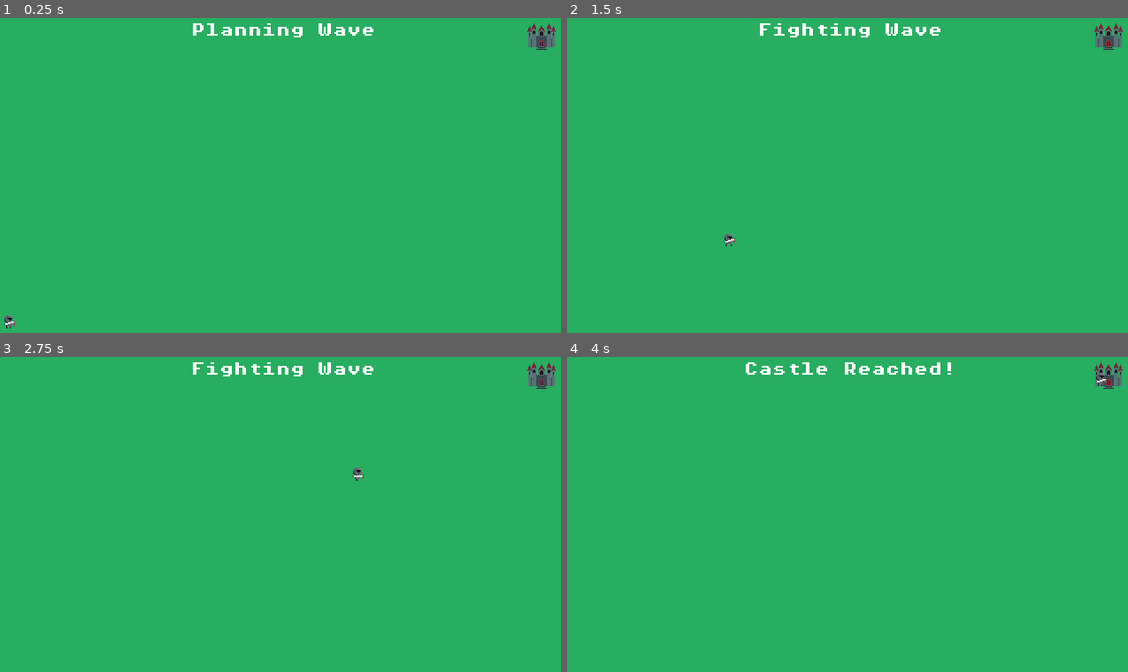
Above: before the commit, frames 1-4 (two rows, left to right).
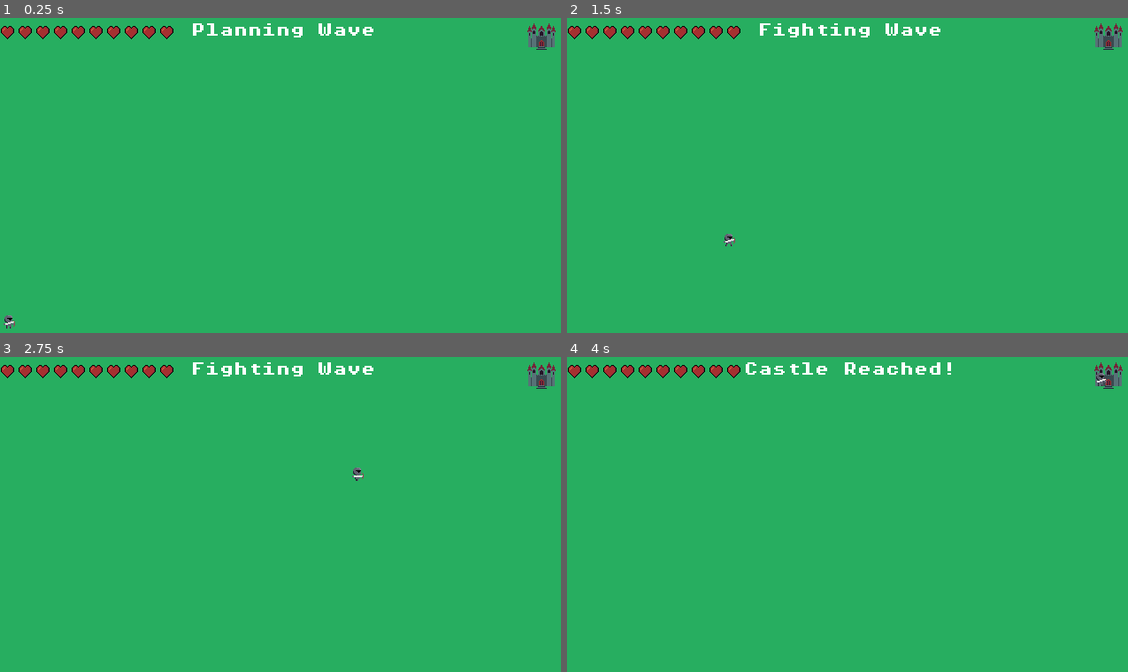
Above: after the commit, the same moments.

Repository: p-lorenzo/reversevs
Game: Godot game, scene res://scenes/world.tscn
The game is run twice, just before and just after one commit, with the same random seed, the same clock (stepped at 60 frames per second) and the same inputs.
Inputs (mouse positions are in pixels of both pictures, inside the frame that each line leads up to):
- Up to frame 1 (0.25 s): no input
- Up to frame 2 (1.5 s): tap Enter (ui_accept) at 0.5, 0.77 s; move the mouse to (976, 156) at 0.52 s; click (976, 156) at 0.67 s; move the mouse to (735, 188) at 1.27 s; click (735, 188) at 1.42 s
- Up to frame 3 (2.75 s): tap Enter (ui_accept) at 1.52 s; move the mouse to (342, 442) at 2.02 s; click (342, 442) at 2.17 s
- Up to frame 4 (4 s): move the mouse to (819, 577) at 2.77 s; click (819, 577) at 2.92 s; tap Enter (ui_accept) at 3.02, 3.77 s; move the mouse to (1021, 561) at 3.52 s; click (1021, 561) at 3.67 s

The runs differ from the first frame. In frame 1, 0.7% of the frame differs, in the area x 0-31%, y 2-7%; in frame 2, 0.7%; in frame 3, 0.7%; in frame 4, 0.7%.

Commit message:
feat: added hearth bar

Diff:
--- /dev/null
+++ b/scenes/hud/hearts.tscn
@@ -0,0 +1,22 @@
+[gd_scene load_steps=4 format=3 uid="uid://cclv64l4lj4gt"]
+
+[ext_resource type="Script" uid="uid://20olwaaj2k8s" path="res://scripts/heart_bar.gd" id="1_ac8lh"]
+[ext_resource type="Texture2D" uid="uid://d0brwdurwe114" path="res://art/sprites/heart.png" id="2_1tu2n"]
+[ext_resource type="Texture2D" uid="uid://b64u8vkdou5qv" path="res://art/sprites/empty_heart.png" id="3_jceic"]
+
+[node name="Hearts" type="Control"]
+layout_mode = 3
+anchors_preset = 15
+anchor_right = 1.0
+anchor_bottom = 1.0
+grow_horizontal = 2
+grow_vertical = 2
+
+[node name="HBoxContainer" type="HBoxContainer" parent="."]
+layout_mode = 0
+offset_right = 40.0
+offset_bottom = 40.0
+script = ExtResource("1_ac8lh")
+full_heart = ExtResource("2_1tu2n")
+empty_heart = ExtResource("3_jceic")
+hp_per_heart = 1
--- a/scenes/world.tscn
+++ b/scenes/world.tscn
@@ -1,10 +1,11 @@
-[gd_scene load_steps=7 format=3 uid="uid://beb2370gitmgw"]
+[gd_scene load_steps=8 format=3 uid="uid://beb2370gitmgw"]
 
 [ext_resource type="Texture2D" uid="uid://cr1upaw0lkltc" path="res://art/sprites/castle.png" id="2_71j4m"]
 [ext_resource type="PackedScene" uid="uid://b22drsgl0fpi" path="res://scenes/hero.tscn" id="2_rwgxs"]
 [ext_resource type="PackedScene" uid="uid://cc7gqs5d3ld4t" path="res://scenes/enemy.tscn" id="3_4wyf3"]
 [ext_resource type="Script" uid="uid://borem4ksvhkfm" path="res://scripts/player.gd" id="3_k0juu"]
 [ext_resource type="PackedScene" uid="uid://b30rmn847u86v" path="res://scenes/hud/phase.tscn" id="4_k0juu"]
+[ext_resource type="PackedScene" uid="uid://cclv64l4lj4gt" path="res://scenes/hud/hearts.tscn" id="6_qfnet"]
 
 [sub_resource type="RectangleShape2D" id="RectangleShape2D_rwgxs"]
 size = Vector2(10, 8)
@@ -45,7 +46,7 @@
 
 [node name="CanvasLayer" type="CanvasLayer" parent="."]
 
-[node name="Control" type="Control" parent="CanvasLayer"]
+[node name="CenterTop" type="Control" parent="CanvasLayer"]
 layout_mode = 3
 anchors_preset = 5
 anchor_left = 0.5
@@ -54,9 +55,16 @@
 offset_bottom = 10.0
 grow_horizontal = 2
 
-[node name="phase" parent="CanvasLayer/Control" instance=ExtResource("4_k0juu")]
+[node name="phase" parent="CanvasLayer/CenterTop" instance=ExtResource("4_k0juu")]
 layout_mode = 0
 anchors_preset = 0
 anchor_left = 0.0
 anchor_right = 0.0
 grow_horizontal = 1
+
+[node name="LeftTop" type="Control" parent="CanvasLayer"]
+layout_mode = 3
+anchors_preset = 0
+
+[node name="Hearts" parent="CanvasLayer/LeftTop" instance=ExtResource("6_qfnet")]
+layout_mode = 1
--- /dev/null
+++ b/scripts/heart_bar.gd
@@ -0,0 +1,96 @@
+extends HBoxContainer
+
+@export var full_heart: Texture2D
+@export var empty_heart: Texture2D
+@export var hp_per_heart: int = 10  # quanta HP vale 1 cuore (es. 100 HP -> 10 cuori)
+@export var heart_size: Vector2i = Vector2i(16, 16)
+
+var _hero: Node2D = null
+var _health: Node = null
+var _max_hp: int = 0
+var _cur_hp: int = 0
+
+func _ready() -> void:
+	# Trova hero dal singleton Game o dal gruppo "hero"
+	if typeof(Game) != TYPE_NIL and Game.hero:
+		_bind_to_hero(Game.hero)
+	else:
+		var hs := get_tree().get_nodes_in_group("hero")
+		if hs.size() > 0 and hs[0] is Node2D:
+			_bind_to_hero(hs[0])
+
+	# Se Game cambia eroe (respawn), potresti voler ricollegare:
+	if typeof(Game) != TYPE_NIL and not Game.phase_changed.is_connected(_on_phase_changed):
+		Game.phase_changed.connect(_on_phase_changed)
+
+func _on_phase_changed(_p: int) -> void:
+	# Ricontrolla l'eroe quando si entra in SIM (o esci), nel dubbio ricollega
+	if typeof(Game) != TYPE_NIL and Game.hero and Game.hero != _hero:
+		_bind_to_hero(Game.hero)
+
+func _bind_to_hero(hero: Node2D) -> void:
+	_hero = hero
+	_health = _hero.get_node_or_null("Health")
+	if _health == null:
+		_clear_hearts()
+		return
+
+	# Disconnetti eventuali connessioni precedenti
+	if _health.is_connected("health_changed", Callable(self, "_on_health_changed")):
+		_health.disconnect("health_changed", _on_health_changed)
+	if _health.is_connected("healed", Callable(self, "_on_healed")):
+		_health.disconnect("healed", _on_healed)
+	if _health.is_connected("damaged", Callable(self, "_on_damaged")):
+		_health.disconnect("damaged", _on_damaged)
+
+	# Connetti ai segnali dell'health component
+	_health.connect("health_changed", _on_health_changed)
+	_health.connect("healed", _on_healed)
+	_health.connect("damaged", _on_damaged)
+
+	# Inizializza valori e UI
+	_max_hp = _health.max_health if "max_health" in _health else 0
+	_cur_hp = _health.current_health if "current_health" in _health else 0
+	_rebuild_hearts()
+	_update_hearts_fill()
+
+func _on_health_changed(current_health: int, max_health: int) -> void:
+	_cur_hp = current_health
+	if max_health != _max_hp:
+		_max_hp = max_health
+		_rebuild_hearts()
+	_update_hearts_fill()
+
+func _on_healed(_amount: int) -> void:
+	# Il dettaglio esatto arriva anche via health_changed; qui basta aggiornare safe
+	_update_hearts_fill()
+
+func _on_damaged(_amount: int) -> void:
+	_update_hearts_fill()
+
+func _rebuild_hearts() -> void:
+	_clear_hearts()
+	if hp_per_heart <= 0:
+		hp_per_heart = 1
+	var hearts := int(ceil(float(_max_hp) / float(hp_per_heart)))
+	for i in hearts:
+		var tr := TextureRect.new()
+		tr.stretch_mode = TextureRect.STRETCH_KEEP_CENTERED
+		tr.texture = empty_heart
+		tr.custom_minimum_size = heart_size
+		add_child(tr)
+
+func _update_hearts_fill() -> void:
+	if hp_per_heart <= 0:
+		hp_per_heart = 1
+	var filled := int(ceil(float(_cur_hp) / float(hp_per_heart)))
+	var total := get_child_count()
+	for i in total:
+		var tr := get_child(i)
+		if tr is TextureRect:
+			tr.texture = full_heart if i < filled else empty_heart
+
+func _clear_hearts() -> void:
+	for c in get_children():
+		remove_child(c)
+		c.queue_free()
Binary file added: art/sprites/empty_heart.png
Not shown, added: art/sprites/empty_heart.png.import
Binary file added: art/sprites/heart.png
Not shown, added: art/sprites/heart.png.import
Not shown, added: scripts/heart_bar.gd.uid
